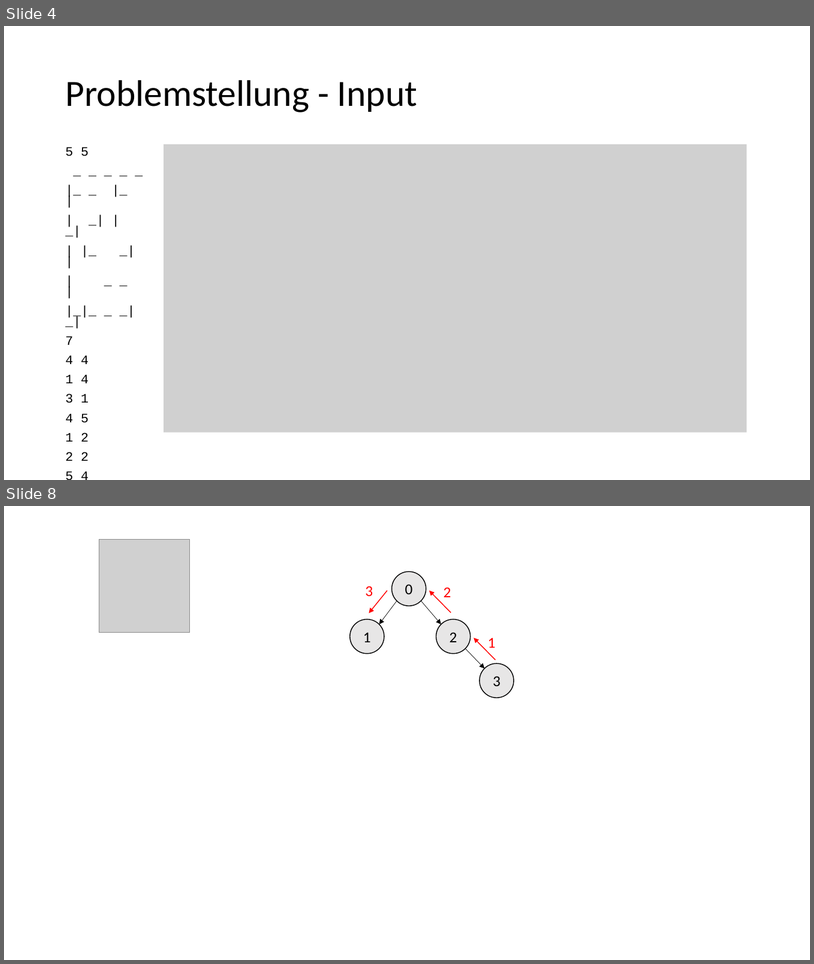
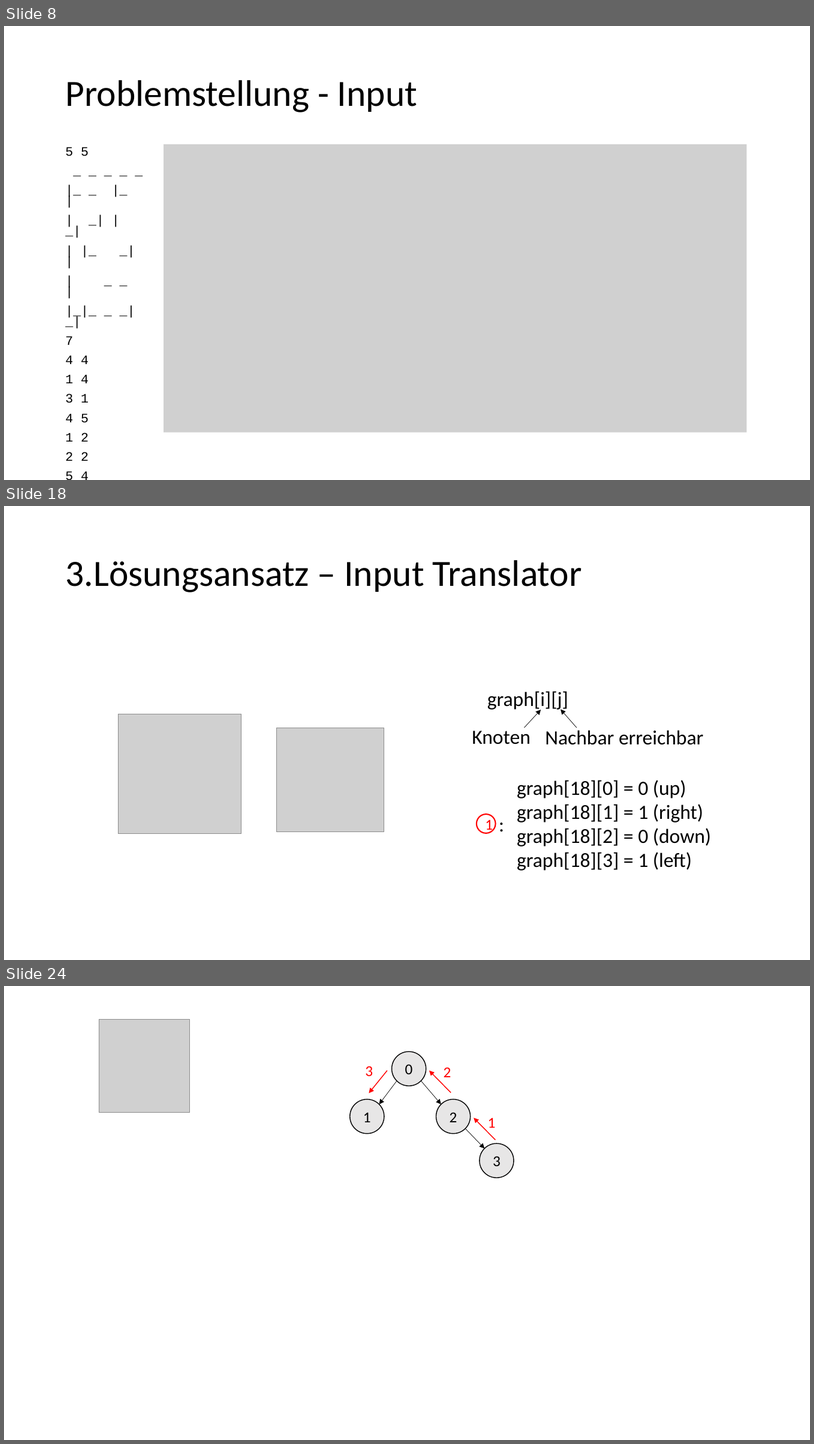
Before and after one commit to EiS94/Programmierwettbewerb, a slide deck: Präsentation/Präsentation.pptx. Shown one above the other, each under a label of ours: slides 4 and 8 before the commit, slides 8, 18 and 24 after it; the slides between them are not shown. The pictures are 814x964 and 814x1444 pixels, drawn with LibreOffice and Linux fonts; fonts in the diff are those of the drawing; grey boxes stand for pictures. Boxes give left, top, right and bottom in pixels: in the first picture for what was removed or moved away, otherwise in the second. Text is boxed around its words. In the diff, an @@ line names an element or a change of style, - is before the commit and + after.

```diff
--- a/Präsentation/Präsentation.pptx
+++ b/Präsentation/Präsentation.pptx
@@ slide 18 added at [4,506,810,960], background #FFFFFF @@
@@ title added at [65,560,582,592], 44 pt, text #000000 @@
+3.Lösungsansatz – Input Translator
@@ text added at [488,691,569,711], 24 pt, text #000000 @@
+graph[i][j]
@@ picture added at [119,714,241,834] @@
@@ arrow added from (525, 727) to (541, 709), #000000 0.5 pt @@
@@ arrow added from (577, 727) to (561, 709), #000000 0.5 pt @@
@@ picture added at [277,727,384,831] @@
@@ text added at [472,727,531,744], 24 pt, text #000000 @@
+Knoten
@@ text added at [545,727,704,745], 24 pt, text #000000 @@
+Nachbar erreichbar
@@ text added at [517,780,711,870], 24 pt, text #000000 @@
+graph[18][0] = 0 (up)
+graph[18][1] = 1 (right)
+graph[18][2] = 0 (down)
+graph[18][3] = 1 (left)
@@ text added at [494,808,511,839], 24 pt, text #000000 @@
+:
@@ ellipse added at [477,814,496,832], fill #FFFFFF, outline #FF0000 1.5 pt, 18 pt, text #FF0000 @@
+1
@@ what was slide 4 is now slide 8 @@
@@ what was slide 8 is now slide 24 @@
```
Also in this commit, not shown: 3 slides changed, 15 other slides added.
